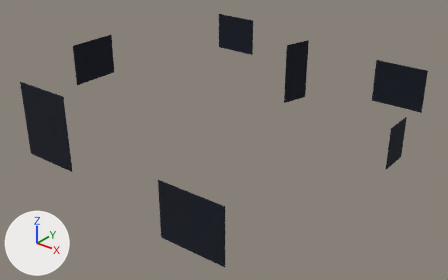
The OBJ model Code/Project/Project/Models/Windows/windows.obj: old version first, new version second.
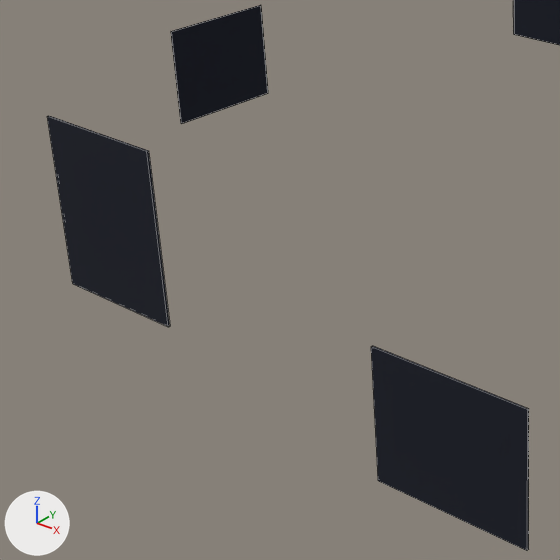
There are two pictures of each version: one whole from a 50 mm lens placed at (92.8, -96.5, 48.7), pointed at (21.9, -7.8, -6.2), one close up on the part from 0% to 53% of the width and 12% to 97% of the height. The axes (+X, +Y, +Z) are drawn at lower left. The lights are the same throughout. The close-ups show mesh edges as thin lines. Where no turn or scale is listed for an object, it has been applied to the vertices.

Objects in the first close-up: 'windows'.
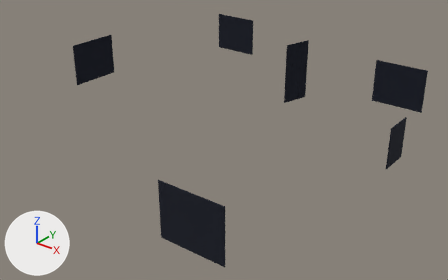
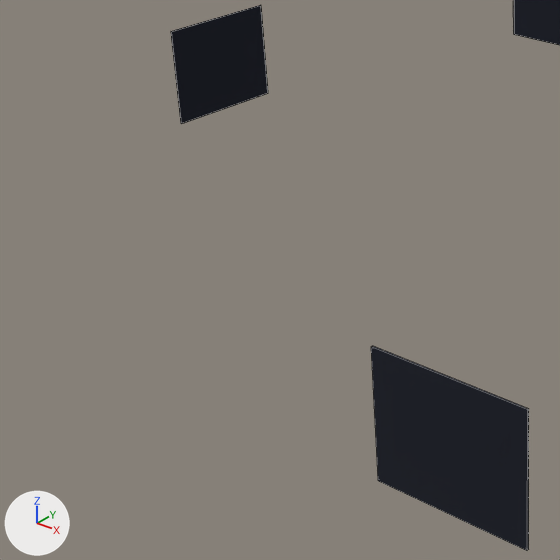
Pixel boxes [x1, y1, x2, y2] of what changed, in the close-ups (560 x 560 px):
'windows', reshaped: before [47, 0, 560, 551]; after [171, 0, 560, 551]
part 1 of me_windows, deleted (black): before [47, 116, 170, 327]

The change in detail:
me_windows has 56 vertices, 42 faces and spans x -18.4..57.2, y -44.2..30.9, z -8.9..6.8.
me_windows is used by ob_windows; location (0.0, 0.0, 0.0).
me_windows part 1: the loose piece of 8 vertices spanning x -8.3..4.4, y -32.9..-32.6, z -8.9..6.6 is deleted.
